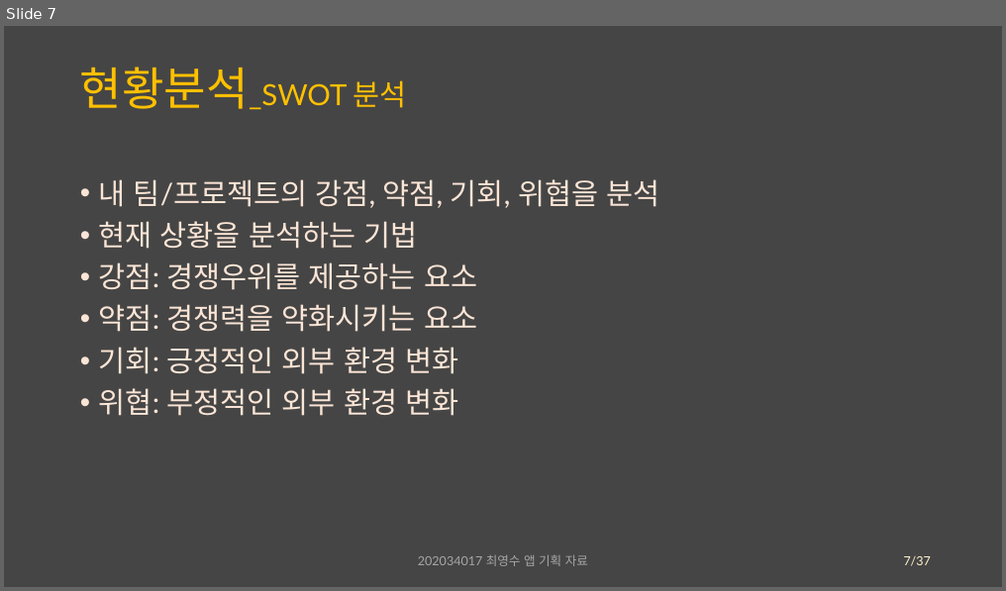
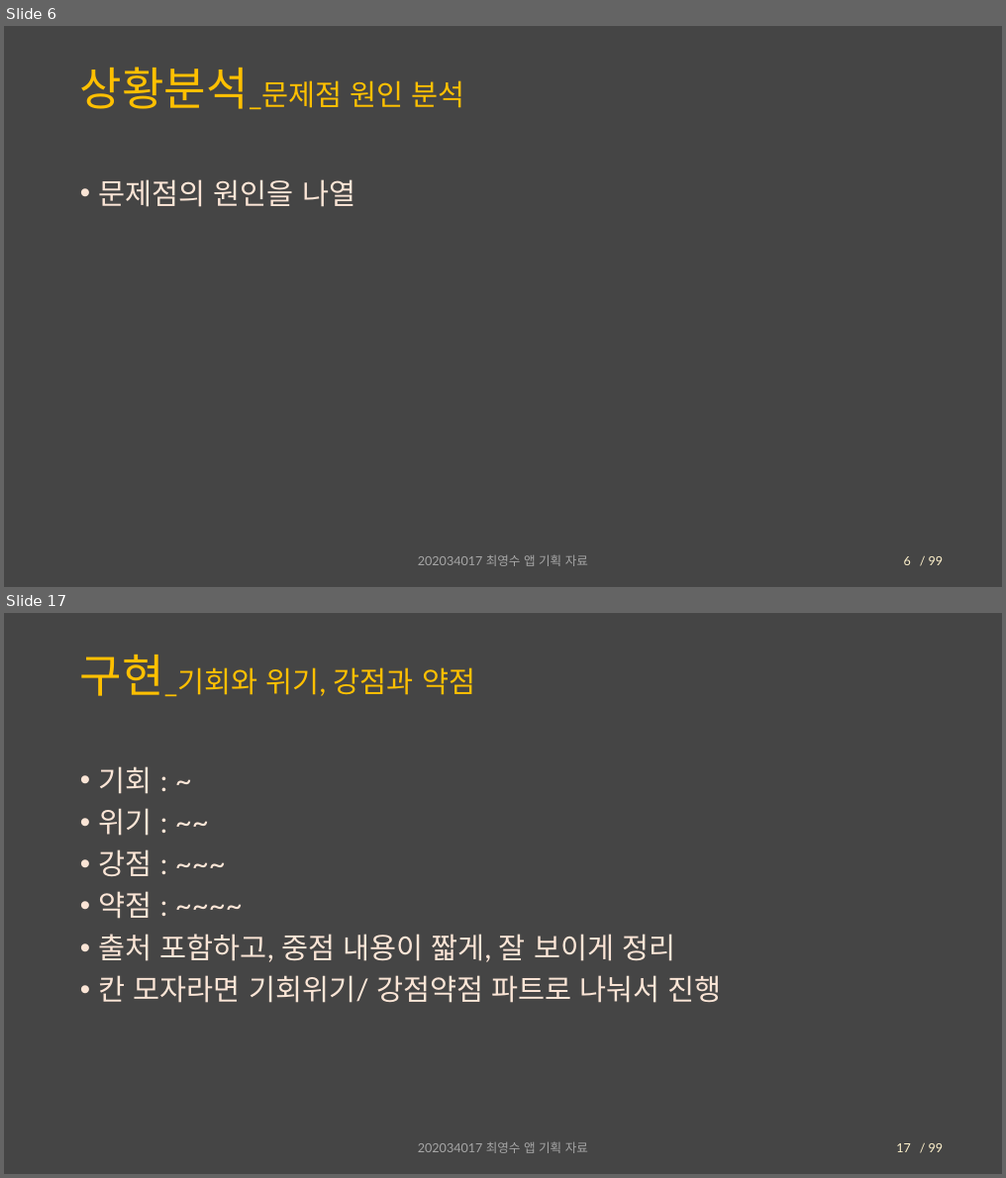
Before and after one commit to Chronos410/PartyCompetition, a slide deck: 대충 설계도.pptx. Shown one above the other, each under a label of ours: slide 7 before the commit, slides 6 and 17 after it; the slides between them are not shown. The pictures are 1006x591 and 1006x1178 pixels, drawn with LibreOffice and Linux fonts; fonts in the diff are those of the drawing. Boxes give left, top, right and bottom in pixels: in the first picture for what was removed or moved away, otherwise in the second. Text is boxed around its words. In the diff, an @@ line names an element or a change of style, - is before the commit and + after.

```diff
--- a/대충 설계도.pptx
+++ b/대충 설계도.pptx
@@ slide 17 added at (4, 613, 1002, 1174), background #454545; not listed: 1 template element that a slide beside it also shows @@
@@ title added at (80, 655, 475, 696), 28 pt, text #FFC000 @@
+구현_기회와 위기, 강점과 약점
@@ text added at (99, 766, 722, 1003), 28 pt, text #FBE5D6 @@
+• 기회 : ~
+• 위기 : ~~
+• 강점 : ~~~
+• 약점 : ~~~~
+• 출처 포함하고, 중점 내용이 짧게, 잘 보이게 정리
+• 칸 모자라면 기회위기/ 강점약점 파트로 나눠서 진행
@@ text added at (418, 1143, 588, 1154), 12 pt, text #A6A6A6 @@
+202034017 최영수 앱 기획 자료
@@ page number added at (896, 1144, 911, 1153), 12 pt, text #FFF2CC @@
+17
@@ what was slide 7 is now slide 6 @@
@@ slide 6 changed as well @@
@@ title at (80, 67, 465, 109): text changed @@
-현황분석_SWOT 분석
+상황분석_문제점 원인 분석
@@ text at (99, 179, 355, 207): text changed @@
-• 내 팀/프로젝트의 강점, 약점, 기회, 위협을 분석
-• 현재 상황을 분석하는 기법
-• 강점: 경쟁우위를 제공하는 요소
-• 약점: 경쟁력을 약화시키는 요소
-• 기회: 긍정적인 외부 환경 변화
-• 위협: 부정적인 외부 환경 변화
+• 문제점의 원인을 나열
@@ page number at (904, 557, 911, 566): text changed @@
-7
+6
@@ text removed at (911, 557, 931, 567) @@
-/37
@@ text added at (929, 557, 944, 566), 12 pt, text #FFF2CC @@
+/ 99
```
Also in this commit, not shown: 7 other slides changed, 9 other slides added, 3 other files.
